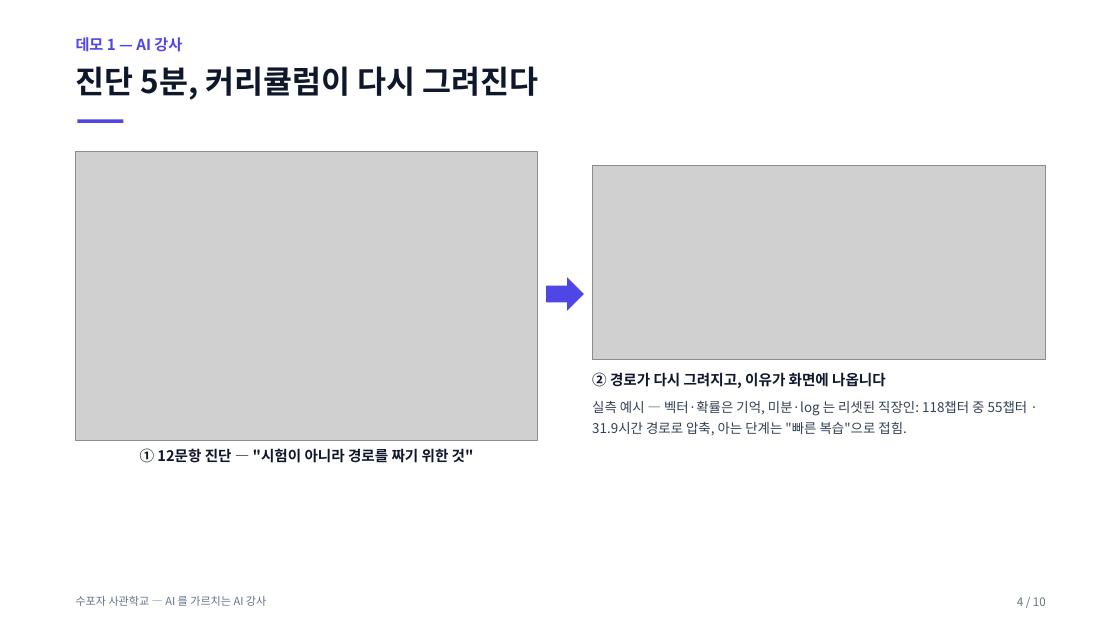
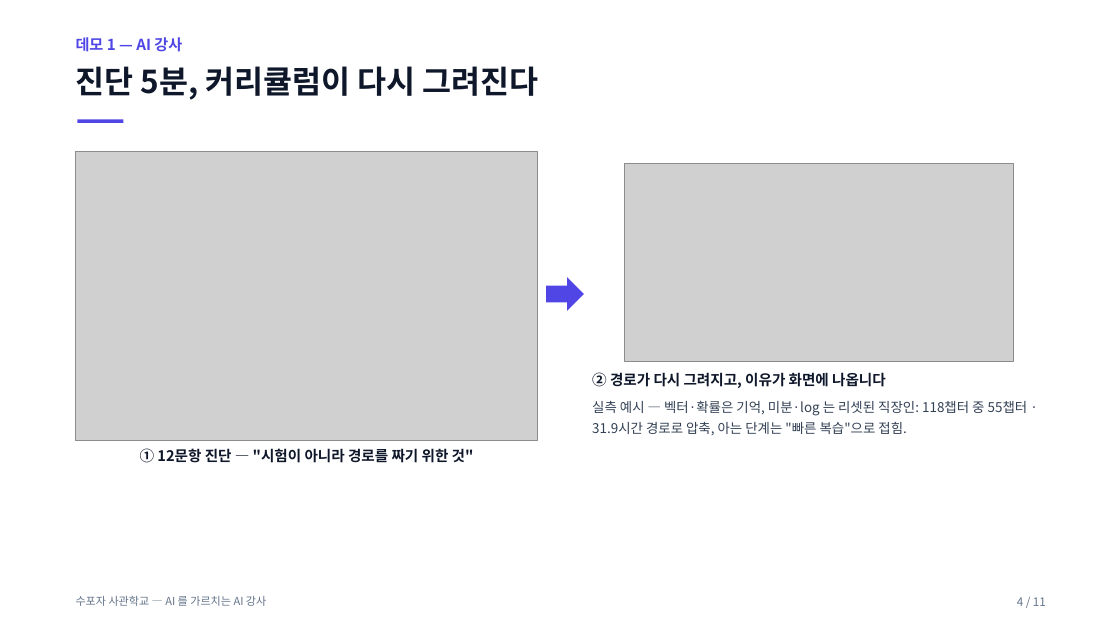
Before and after one commit to jiyupapa/math-platform, a slide deck: slide 4 of docs/hackathon/11_pitch_deck.pptx. Drawn at 1120x630 pixels with LibreOffice and Linux fonts; fonts in the diff are those of the drawing; grey boxes stand for pictures. Boxes give left, top, right and bottom in pixels: in the first picture for what was removed or moved away, otherwise in the second. Text is boxed around its words. In the diff, an @@ line names an element or a change of style, - is before the commit and + after.

```diff
--- a/docs/hackathon/11_pitch_deck.pptx
+++ b/docs/hackathon/11_pitch_deck.pptx
@@ picture: place and size @@
-picture at (592,165,1046,360)
+picture at (625,164,1014,361)
@@ text at (1017,597,1046,606): text changed @@
-4 / 10
+4 / 11
```
Also in this commit, not shown: 8 other slides changed, 1 slide added, 39 other files.
